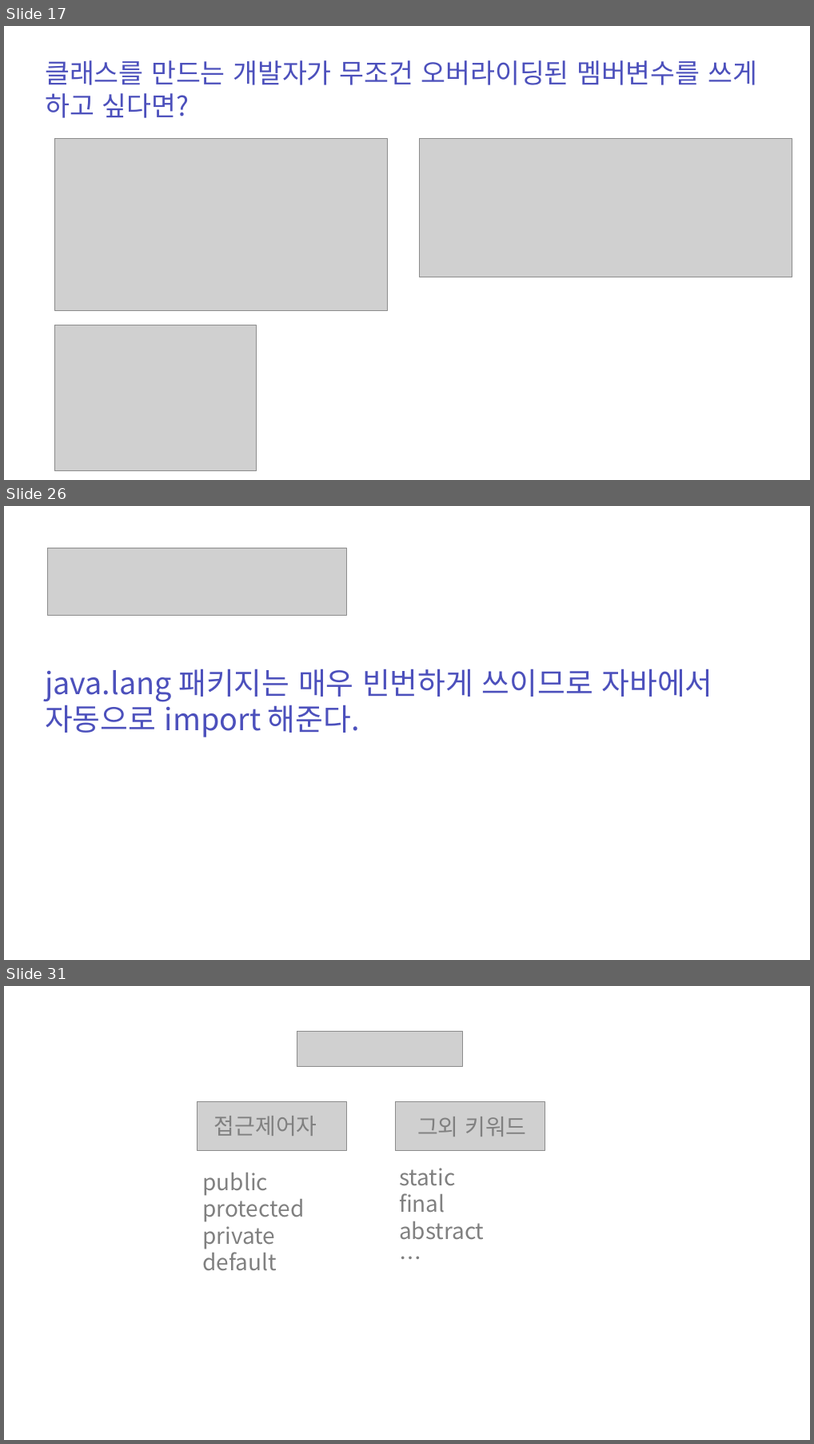
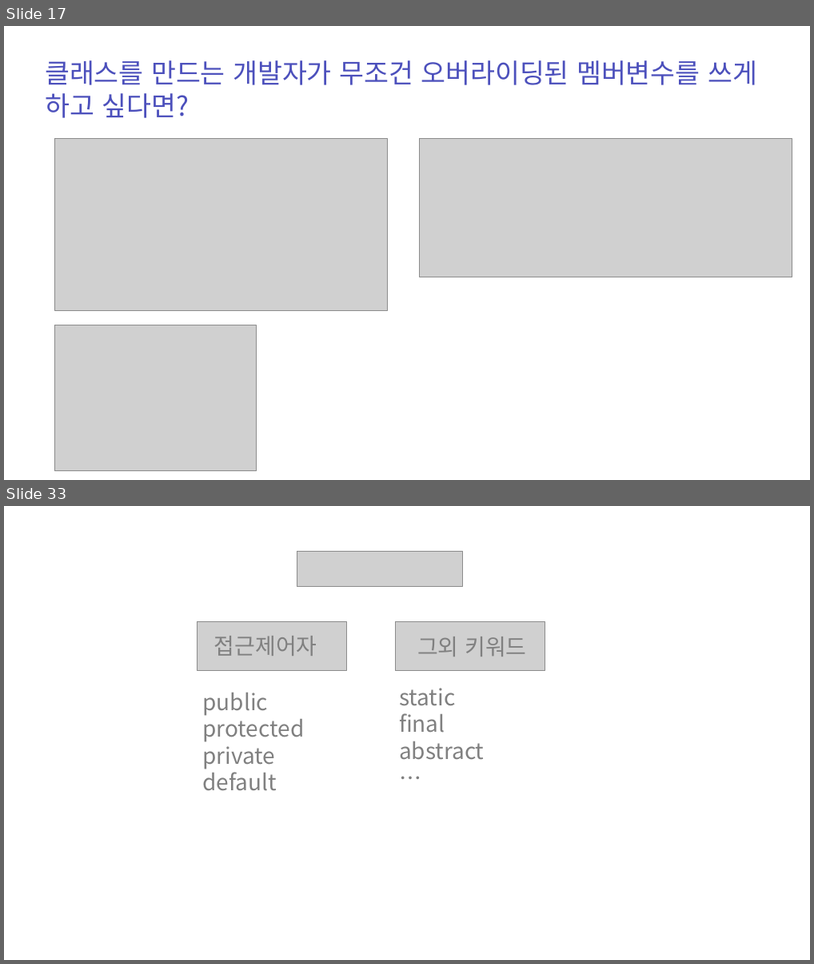
Before and after one commit to zest132/JavaLecture, a slide deck: JavaLecture/LectureFile/java 11강 인터페이스와다형성.pptx. Shown one above the other, each under a label of ours: slides 17, 26 and 31 before the commit, slides 17 and 33 after it; the slides between them are not shown. The pictures are 814x1444 and 814x964 pixels, drawn with LibreOffice and Linux fonts; fonts in the diff are those of the drawing; grey boxes stand for pictures; background and template pictures are left out. Boxes give left, top, right and bottom in pixels: in the first picture for what was removed or moved away, otherwise in the second. Text is boxed around its words. In the diff, an @@ line names an element or a change of style, - is before the commit and + after.

```diff
--- a/JavaLecture/LectureFile/java 11강 인터페이스와다형성.pptx
+++ b/JavaLecture/LectureFile/java 11강 인터페이스와다형성.pptx
@@ slide 26 removed at [4, 506, 810, 960], background #FFFFFF @@
@@ picture removed at [47, 548, 346, 615] @@
@@ text removed at [45, 668, 714, 737] @@
-java.lang 패키지는 매우 빈번하게 쓰이므로 자바에서
-자동으로 import 해준다.
@@ what was slide 31 is now slide 33 @@
```
Also in this commit, not shown: 14 slides added, 11 other slides removed, 16 other files.
